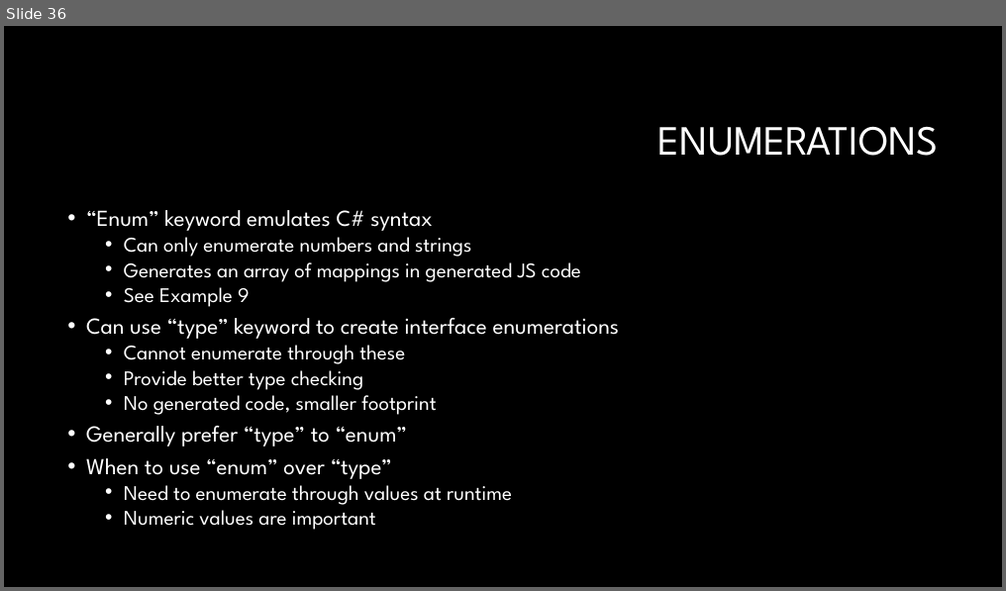
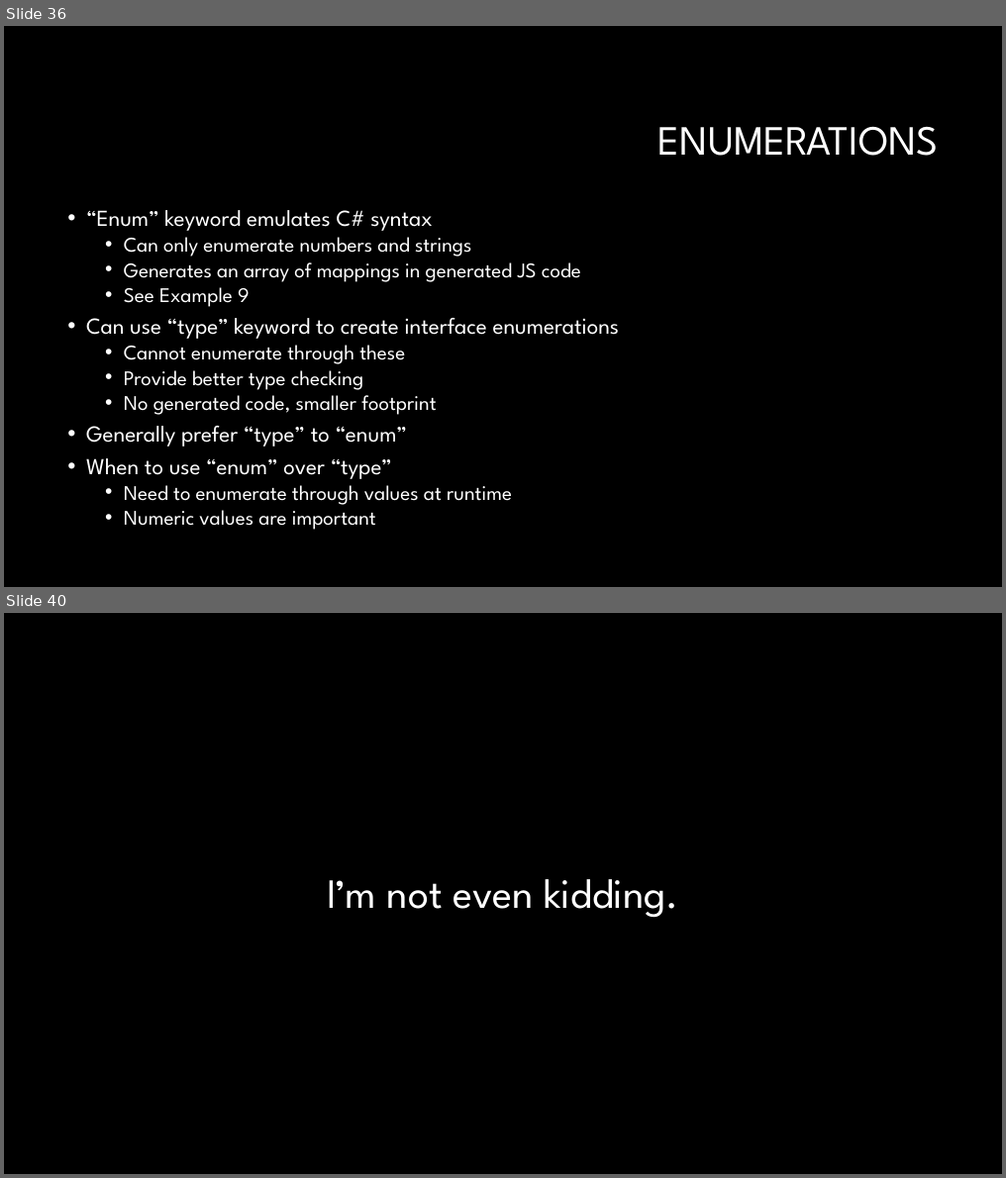
Before and after one commit to RonPenton/intro-to-typescript, a slide deck: Web development with Typescript.pptx. Shown one above the other, each under a label of ours: slide 36 before the commit, slides 36 and 40 after it; the slides between them are not shown. The pictures are 1006x591 and 1006x1178 pixels, drawn with LibreOffice and Linux fonts; fonts in the diff are those of the drawing; background and template pictures are left out. Boxes give left, top, right and bottom in pixels: in the first picture for what was removed or moved away, otherwise in the second. Text is boxed around its words. In the diff, an @@ line names an element or a change of style, - is before the commit and + after.

```diff
--- a/Web development with Typescript.pptx
+++ b/Web development with Typescript.pptx
@@ slide 40 added at (4, 613, 1002, 1174), background #000000 @@
@@ text added at (327, 879, 679, 918), 40 pt, text #FFFFFF @@
+I’m not even kidding.
```
Also in this commit, not shown: 5 other slides added, 8 other files.
